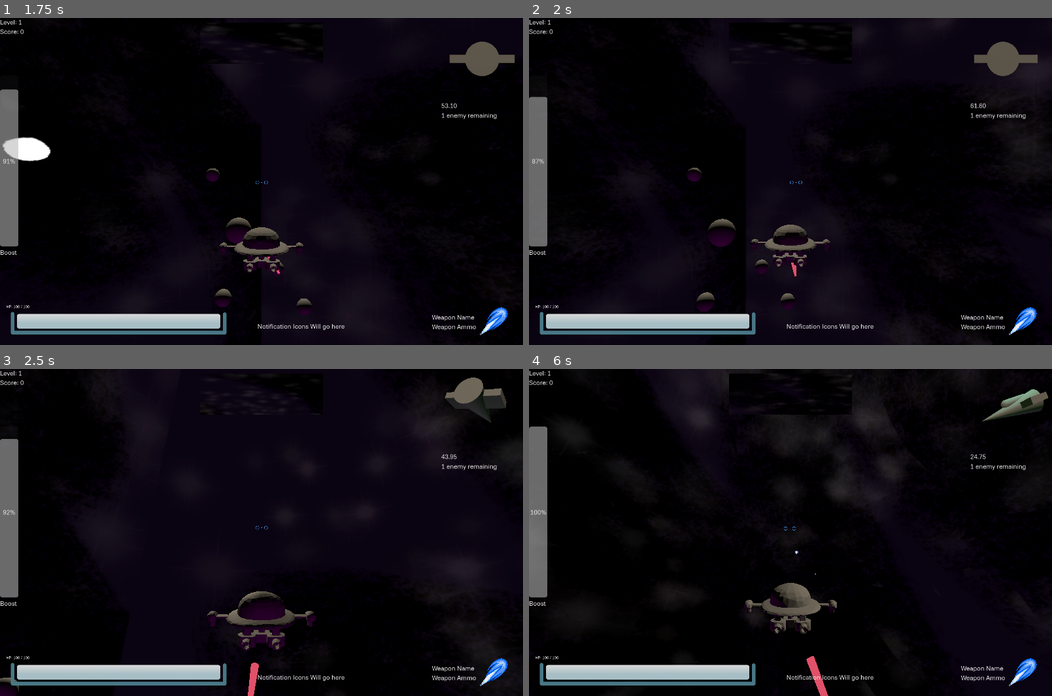
Above: before the commit, frames 1-4 (two rows, left to right).
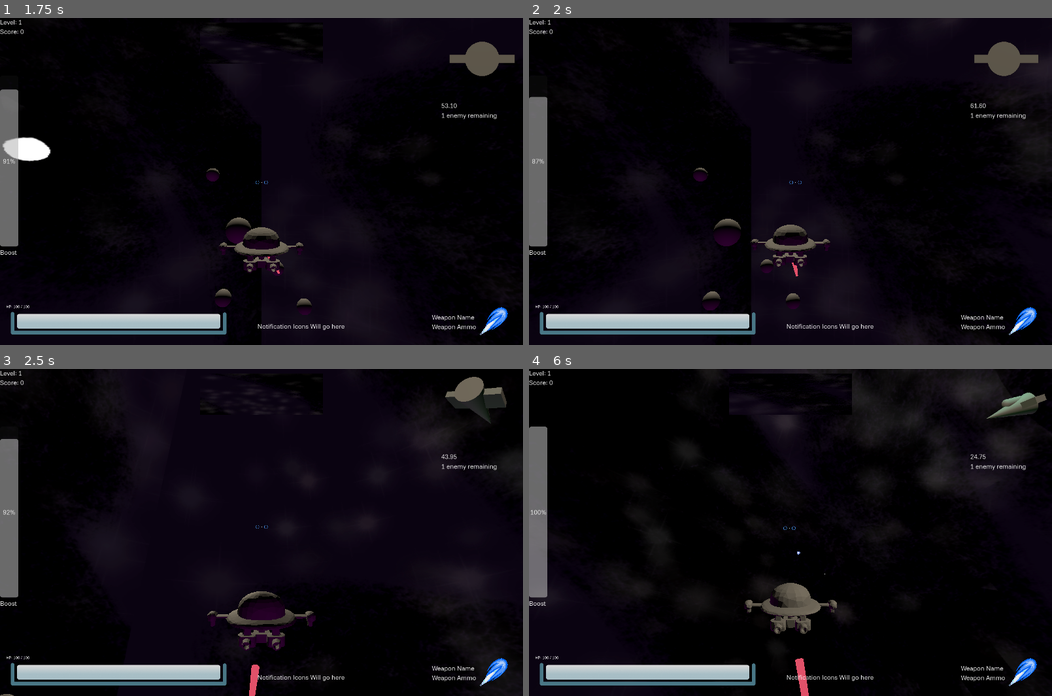
Above: after the commit, the same moments.

Repository: WilliamAalund/TAGD-Game-Jam-Fall-2024
Game: Godot game, scene res://Code/PrimaryScenes/Main/Main.tscn
Same seed, same stepped clock (60 frames per second), same inputs: the game is played once before the commit and once after it.
Inputs (mouse positions are in pixels of both pictures, inside the frame that each line leads up to):
- Up to frame 1 (1.75 s): click "Arcade" at 0.5 s; tap Enter at 1.25 s; move the mouse to (376, 165) at 1.27 s; hold D (debug_right) from 1.28 s (still down); hold Shift (boost) from 1.28 s (still down); tap F (break) at 1.55 s
- Up to frame 2 (2 s): keep holding D (debug_right); keep holding Shift (boost)
- Up to frame 3 (2.5 s): move the mouse to (156, 548) at 2.02 s; release D (debug_right) at 2.03 s; release Shift (boost) at 2.03 s; hold S (debug_down) from 2.03 s (still down); tap F (break) at 2.1 s; right-click (156, 548) at 2.3 s
- Up to frame 4 (6 s): move the mouse to (842, 460) at 2.77 s; release S (debug_down) at 2.78 s; hold D (debug_right) 2.78-3.53 s; hold Right mouse button (focus) 2.78-3.53 s; tap Shift (boost) at 3.05, 3.6, 5.3 s; move the mouse to (764, 597) at 3.52 s; hold W (debug_up) 3.53-4.28 s; tap F (break) at 3.8 s; move the mouse to (947, 581) at 4.27 s; hold F (break) 4.28-5.03 s; hold A (debug_left) 4.28-5.78 s; right-click (947, 581) at 4.55 s; move the mouse to (633, 483) at 5.02 s; right-click (633, 483) at 5.1 s; move the mouse to (816, 532) at 5.77 s; hold S (debug_down) from 5.78 s (still down); hold Space (shoot) from 5.78 s (still down)

Frame 1 is identical in both runs. In frame 2, 0.5% of the frame differs, in the area x 30-98%, y 7-90%; in frame 3, 0.3%; in frame 4, 4.9%, in the area x 0-100%, y 0-100%.

Commit message:
Added new TinyTurret enemy

Diff:
--- /dev/null
+++ b/Game/Code/Entities/Enemies/v2/EnemyScenes/TinyTurret/TinyTurret.tscn
@@ -0,0 +1,66 @@
+[gd_scene load_steps=11 format=3 uid="uid://do6drts2eb2jk"]
+
+[ext_resource type="Script" path="res://Code/Scripts/Non Globals/enemy_metadata.gd" id="1_vllsg"]
+[ext_resource type="PackedScene" uid="uid://b8qasgofojf3r" path="res://Code/Entities/Enemies/v2/Components/ShipBody.tscn" id="2_1xsrk"]
+[ext_resource type="PackedScene" uid="uid://c17cra5ohaeo7" path="res://Code/Entities/Enemies/v2/Components/PlayerDetector.tscn" id="3_d2777"]
+[ext_resource type="PackedScene" uid="uid://dfji6m12utrpc" path="res://Code/Entities/Enemies/v2/Components/ProjectileSpawner.tscn" id="4_mo451"]
+[ext_resource type="PackedScene" uid="uid://265oq6xbr5ek" path="res://Code/Entities/Enemies/v2/Components/PlayerInSightsDetector.tscn" id="5_17dvi"]
+[ext_resource type="PackedScene" uid="uid://bhwhagdeanf43" path="res://Code/Entities/Enemies/v2/Components/CoreStatsManager.tscn" id="6_ql1jb"]
+
+[sub_resource type="SphereShape3D" id="SphereShape3D_ir5b4"]
+radius = 2.5
+
+[sub_resource type="CylinderShape3D" id="CylinderShape3D_sd0qs"]
+height = 2.5
+radius = 0.8
+
+[sub_resource type="SphereShape3D" id="SphereShape3D_s01ly"]
+radius = 250.0
+
+[sub_resource type="BoxShape3D" id="BoxShape3D_yw3wf"]
+size = Vector3(30, 30, 263.682)
+
+[node name="TinyTurret" type="Node3D" groups=["enemy"]]
+script = ExtResource("1_vllsg")
+
+[node name="ShipBody" parent="." instance=ExtResource("2_1xsrk")]
+velocity = Vector3(-23.3545, -1.34565e-06, -26.0685)
+ship_mesh_path = "res://Resources/Meshes/Placeholder/TinyTurretHead.tscn"
+travel_speed = 0
+off_course_travel_speed = 0
+rotation_speed_multiplier = 0.8
+alters_speed_when_off_target = false
+
+[node name="CollisionShape3D" type="CollisionShape3D" parent="ShipBody"]
+transform = Transform3D(1, 0, 0, 0, -4.37114e-08, -1, 0, 1, -4.37114e-08, 0, 0, 0)
+shape = SubResource("SphereShape3D_ir5b4")
+
+[node name="CollisionShape3D2" type="CollisionShape3D" parent="ShipBody"]
+transform = Transform3D(1, 0, 0, 0, -0.00523593, -0.999986, 0, 0.999986, -0.00523593, 0, 0, -3.19318)
+shape = SubResource("CylinderShape3D_sd0qs")
+
+[node name="PlayerDetector" parent="ShipBody" instance=ExtResource("3_d2777")]
+
+[node name="CollisionShape3D" type="CollisionShape3D" parent="ShipBody/PlayerDetector"]
+shape = SubResource("SphereShape3D_s01ly")
+
+[node name="ProjectileSpawner" parent="ShipBody" instance=ExtResource("4_mo451")]
+transform = Transform3D(1, 0, 0, 0, 1, 0, 0, 0, 1, 0, 0, -5.19829)
+rounds_per_minute = 125
+
+[node name="PlayerInSightsDetector" parent="ShipBody" instance=ExtResource("5_17dvi")]
+
+[node name="CollisionShape3D" type="CollisionShape3D" parent="ShipBody/PlayerInSightsDetector"]
+transform = Transform3D(1, 0, 0, 0, 1, 0, 0, 0, 1, 0, 0, -131.35)
+shape = SubResource("BoxShape3D_yw3wf")
+
+[node name="CoreStatsManager" parent="." instance=ExtResource("6_ql1jb")]
+HP = 35
+maximum_HP = 35
+
+[connection signal="ship_hit_by_projectile" from="ShipBody" to="CoreStatsManager" method="_on_ship_body_ship_hit_by_projectile"]
+[connection signal="player_entered_area" from="ShipBody/PlayerDetector" to="ShipBody" method="_on_player_detector_player_entered_area"]
+[connection signal="player_exited_area" from="ShipBody/PlayerDetector" to="ShipBody" method="_on_player_detector_player_exited_area"]
+[connection signal="body_entered" from="ShipBody/PlayerInSightsDetector" to="ShipBody/ProjectileSpawner" method="_on_player_in_sights_detector_body_entered"]
+[connection signal="body_exited" from="ShipBody/PlayerInSightsDetector" to="ShipBody/ProjectileSpawner" method="_on_player_in_sights_detector_body_exited"]
+[connection signal="enemy_HP_depleted" from="CoreStatsManager" to="." method="_on_core_stats_manager_enemy_hp_depleted"]
--- a/Game/Code/Scripts/Non Globals/Game.gd
+++ b/Game/Code/Scripts/Non Globals/Game.gd
@@ -12,6 +12,7 @@
 @onready var level_complete_item = load("res://Code/Entities/Items/LevelComplete/LevelComplete.tscn")
 @onready var small_enemy_ship = load("res://Code/Entities/Enemies/v2/EnemyScenes/BabyShip/BabyShip.tscn")
 @onready var standard_enemy_ship = load("res://Code/Entities/Enemies/v2/EnemyScenes/StandardShip/StandardShip.tscn")
+@onready var tiny_turret = load("res://Code/Entities/Enemies/v2/EnemyScenes/TinyTurret/TinyTurret.tscn")
 @onready var small_rock = load("res://Code/Entities/Environment/SmallRock.tscn")
 @export var debug_enabled = false
 
@@ -135,7 +136,16 @@
 	enemies_defeated = 0
 	for i in range(num_random_positions):
 		if i < game_level:
-			spawn_enemy(random_positions[i],small_enemy_ship)
+			var random_number = randi_range(0,2)
+			if random_number == 0:
+				spawn_enemy(random_positions[i],small_enemy_ship)
+			elif random_number == 1:
+				if game_level > 5:
+					spawn_enemy(random_positions[i],standard_enemy_ship)
+				else:
+					spawn_enemy(random_positions[i],tiny_turret)
+			else:
+				spawn_enemy(random_positions[i],tiny_turret)
 		else:
 			spawn_rock(random_positions[i],standard_enemy_ship)
 
--- a/Game/Code/Scripts/Non Globals/PlayerShip.gd
+++ b/Game/Code/Scripts/Non Globals/PlayerShip.gd
@@ -24,7 +24,7 @@
 var boost_energy_regeneration_rate = 14
 var boost_energy_depletion_rate = 18
 
-var net_input_rate_multiplier = 3 # A constant that scales the rate at which the net input changes. Currently used by all three net values.
+var net_input_rate_multiplier = 1 # A constant that scales the rate at which the net input changes. Currently used by all three net values.
 var travel_speed = PlayerData.BASE_TRAVEL_SPEED # Speed at which the mesh moves forward in space. Forward for the mesh is defined as the positive z direction.
 var max_net_input: float = .5 # Increasing this value increases turn angle of ship # FIXME: This is a poor name for this variable.
 var max_rotate_net_input: float = 0.9
@@ -43,16 +43,16 @@
 	if input_enabled:
 		if Input.is_action_pressed("focus"):
 			max_net_input = 0.4
-			net_input_rate_multiplier = 10
+			net_input_rate_multiplier = 8
 		elif Input.is_action_pressed("break"):
-			max_net_input = 2.2
-			net_input_rate_multiplier = 14
+			max_net_input = 2.4
+			net_input_rate_multiplier = 12
 		elif Input.is_action_pressed("boost") and not boost_depleted:
 			max_net_input = 1.6
-			net_input_rate_multiplier = 10
+			net_input_rate_multiplier = 8
 		else:
-			max_net_input = 1.4
-			net_input_rate_multiplier = 10
+			max_net_input = 1.6
+			net_input_rate_multiplier = 8
 		# Update net inputs for movement and rotation
 		update_net_input_horizontal(delta)
 		update_net_input_vertical(delta)
--- a/Game/Code/Scripts/Non Globals/projectile_spawner.gd
+++ b/Game/Code/Scripts/Non Globals/projectile_spawner.gd
@@ -19,6 +19,7 @@
 
 # Called every frame. 'delta' is the elapsed time since the previous frame.
 func _process(delta):
+	fire_rate = 60.0 / rounds_per_minute # Time between shots in seconds
 	# Increment the timer by the time elapsed since the last frame
 	time_since_last_fire += delta
 	# Check if it's time to fire the next projectile
--- /dev/null
+++ b/Game/Resources/Materials/Placeholder/Metallic.tres
@@ -0,0 +1,6 @@
+[gd_resource type="StandardMaterial3D" format=3 uid="uid://bj510lfsvr21j"]
+
+[resource]
+metallic = 1.0
+metallic_specular = 0.4
+roughness = 0.44
--- /dev/null
+++ b/Game/Resources/Meshes/Placeholder/TinyTurretHead.tscn
@@ -0,0 +1,49 @@
+[gd_scene load_steps=10 format=3 uid="uid://clx66bt1pcvu"]
+
+[ext_resource type="Material" uid="uid://bj510lfsvr21j" path="res://Resources/Materials/Placeholder/Metallic.tres" id="1_uuf73"]
+[ext_resource type="Material" uid="uid://dv4evy0j5ptc3" path="res://Resources/Materials/Placeholder/Metal.tres" id="2_xq6eq"]
+[ext_resource type="Material" uid="uid://bd4ybnvo61hpq" path="res://Resources/Materials/Placeholder/PlayAreaSeeker.tres" id="3_gfv4r"]
+[ext_resource type="Material" uid="uid://qkt34qm0t3q7" path="res://Resources/Materials/Placeholder/Boundary.tres" id="4_n1k78"]
+
+[sub_resource type="SphereMesh" id="SphereMesh_syt6j"]
+material = ExtResource("1_uuf73")
+radius = 1.5
+height = 3.0
+
+[sub_resource type="PrismMesh" id="PrismMesh_5op2q"]
+material = ExtResource("2_xq6eq")
+size = Vector3(1, 1, 2)
+
+[sub_resource type="PrismMesh" id="PrismMesh_xv0ov"]
+material = ExtResource("3_gfv4r")
+size = Vector3(0.6, 0.6, 1)
+
+[sub_resource type="SphereMesh" id="SphereMesh_76g0l"]
+material = ExtResource("4_n1k78")
+radius = 0.4
+height = 0.8
+
+[sub_resource type="BoxMesh" id="BoxMesh_1e02b"]
+size = Vector3(0.4, 0.4, 1)
+
+[node name="TinyTurretHead" type="Node3D"]
+transform = Transform3D(1.5, 0, 0, 0, 1.5, 0, 0, 0, 1.5, 0, 0, 0)
+
+[node name="MeshInstance3D" type="MeshInstance3D" parent="."]
+mesh = SubResource("SphereMesh_syt6j")
+
+[node name="MeshInstance3D2" type="MeshInstance3D" parent="."]
+transform = Transform3D(1, 0, 0, 0, 1, 0, 0, 0, 1, 0, 0, -2.01205)
+mesh = SubResource("PrismMesh_5op2q")
+
+[node name="MeshInstance3D3" type="MeshInstance3D" parent="."]
+transform = Transform3D(1, 0, 0, 0, 1, 0, 0, 0, 1, 0, 0, -2.59048)
+mesh = SubResource("PrismMesh_xv0ov")
+
+[node name="Eye" type="MeshInstance3D" parent="."]
+transform = Transform3D(1, 0, 0, 0, 1, 0, 0, 0, 1, 0.801226, 0.727555, -0.867562)
+mesh = SubResource("SphereMesh_76g0l")
+
+[node name="MeshInstance3D4" type="MeshInstance3D" parent="."]
+transform = Transform3D(1, 0, 0, 0, 1, 0, 0, 0, 1, -1.28399, -0.54859, 0)
+mesh = SubResource("BoxMesh_1e02b")
